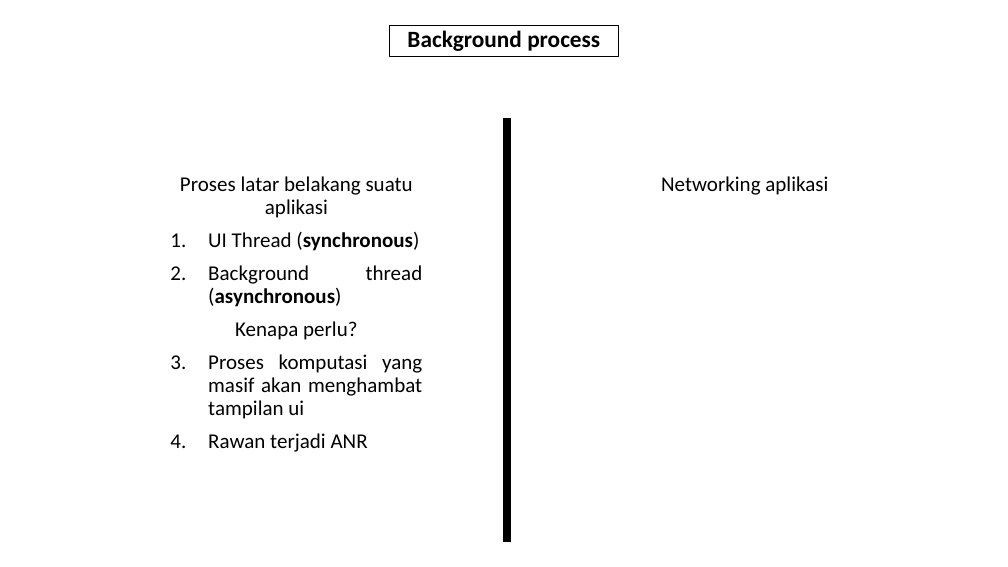
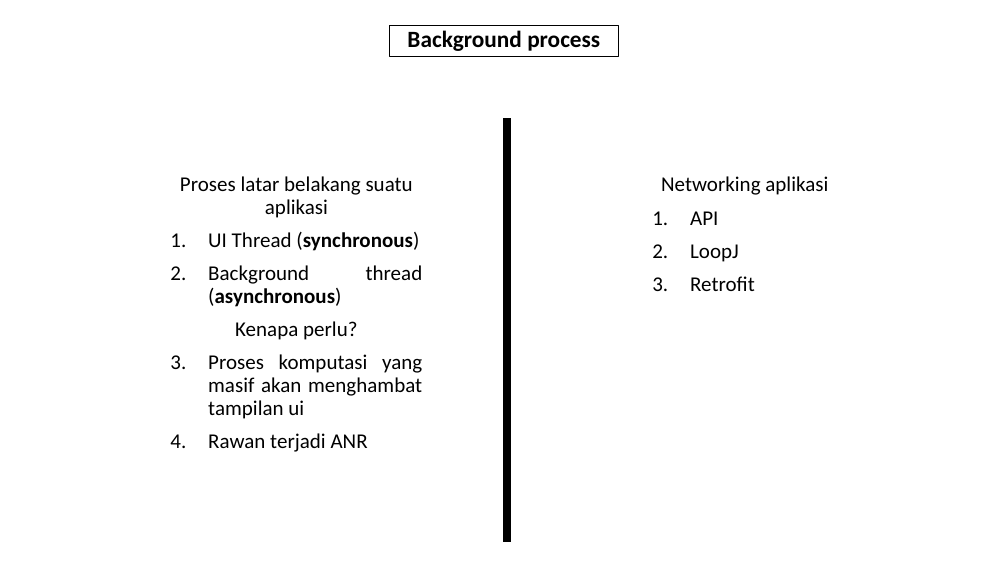
Before and after one commit to gunadermawan/curriculumVitae, a slide deck: slide 4 of proSistimatikaAuto/Presentation.pptx (slide 2 before the commit). Drawn at 1008x567 pixels with LibreOffice and Linux fonts; fonts in the diff are those of the drawing. Boxes give left, top, right and bottom in pixels: in the first picture for what was removed or moved away, otherwise in the second. Text is boxed around its words. In the diff, an @@ line names an element or a change of style, - is before the commit and + after.

```diff
--- a/proSistimatikaAuto/Presentation.pptx
+++ b/proSistimatikaAuto/Presentation.pptx
@@ text at (x1=690, y1=211, x2=755, y2=291): paragraphs added @@
+1. API
+2. LoopJ
+3. Retrofit
```
Also in this commit, not shown: 4 slides added, 6 other files.
